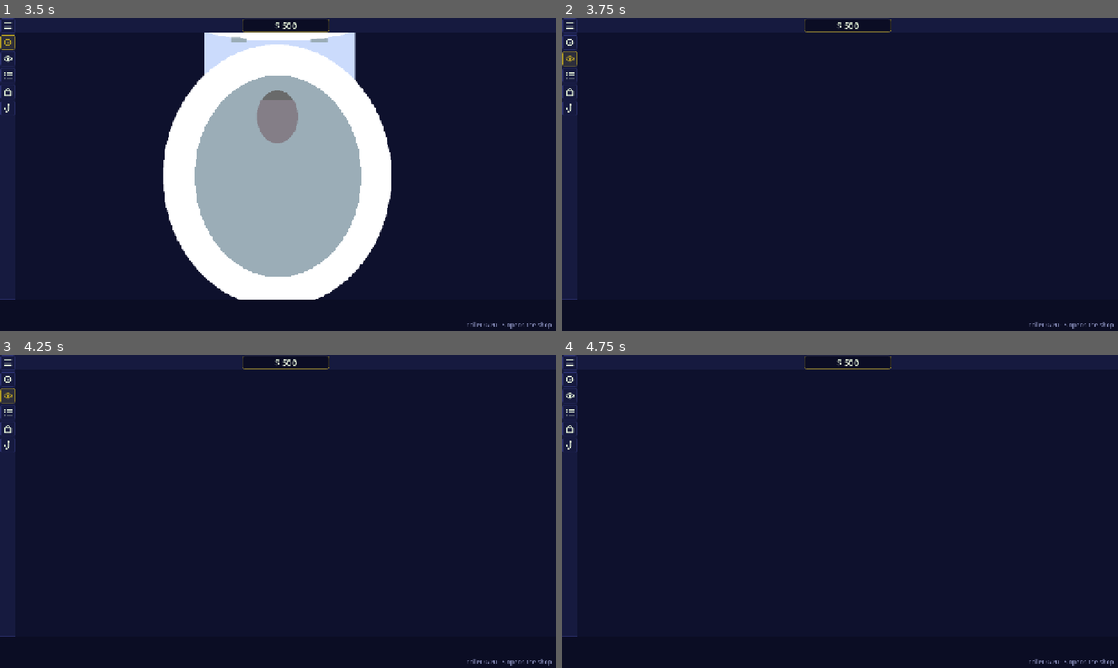
Above: before the commit, frames 1-4 (two rows, left to right).
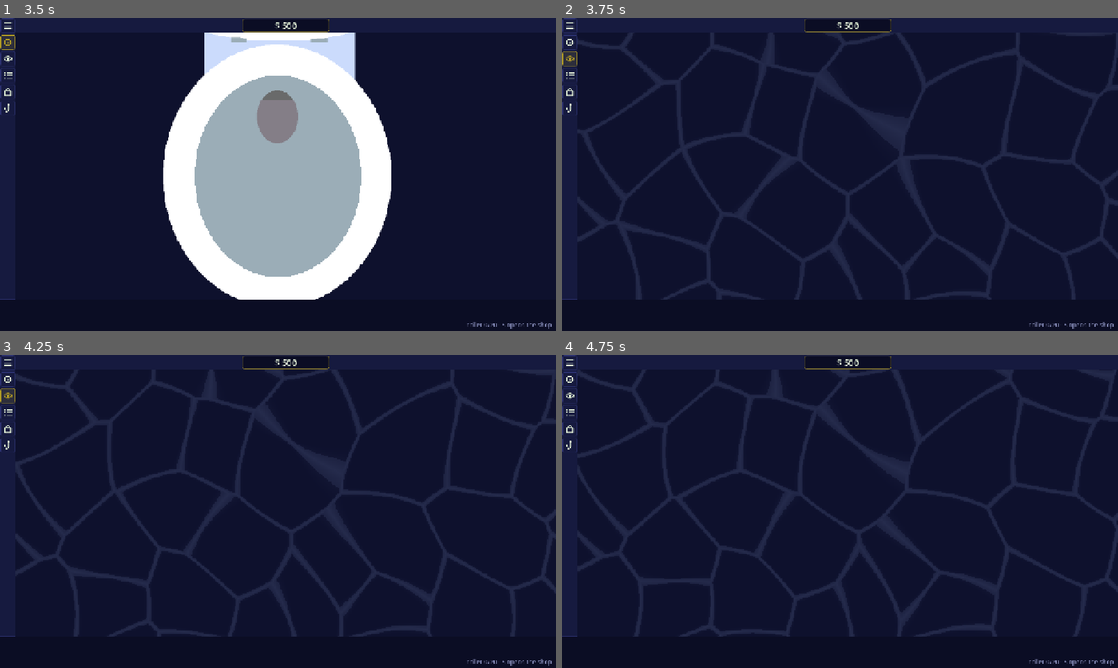
Above: after the commit, the same moments.

Repository: frnklnnlsn/koi-idle
Game: Godot game, scene res://game_parts/user_interface/scenes/main_UI.tscn
Two runs of this game, one before a commit and one after it. Both use one fixed random seed, a clock stepped at 60 frames per second and the inputs below.
Inputs (mouse positions are in pixels of both pictures, inside the frame that each line leads up to):
- Up to frame 1 (3.5 s): click (5, 108) at 0.5 s; click (5, 108) at 1.25 s; click (5, 24) at 2 s; click (5, 43) at 2.75 s
- Up to frame 2 (3.75 s): click (567, 58) at 3.5 s
- Up to frame 3 (4.25 s): no input
- Up to frame 4 (4.75 s): tap Enter at 4.25 s; move the mouse to (962, 495) at 4.27 s; hold D from 4.28 s (still down); tap Backspace at 4.35 s; click (962, 495) at 4.42 s

Frame 1 is identical in both runs. In frame 2, 6.0% of the frame differs, in the area x 2-100%, y 4-90%; in frame 3, 5.9%; in frame 4, 5.8%.

Commit message:
Water shader, stage 2: light ripples (caustics)
A drifting net of light lines like sunlight on a pool floor
(water_light.gdshaderinc: animated Voronoi cell edges with a gentle warp,
fixed in pond space). The fish shader adds it to pond and toilet fish
(light_* settings in water_wobble_material.tres); deeper fish are dimmed by
their depth tint. A new WaterLight ColorRect in PondViewport draws the same
pattern faintly on the water behind the fish (water_light_layer.gdshader,
additive; resize or hide it in the editor).

Co-Authored-By: Claude Opus 5.5 <noreply@anthropic.com>
Claude-Session: https://claude.ai/code/session_01EFMBTUzXdodmqvh2BWDEMY

Diff:
--- /dev/null
+++ b/koi-idle-godot/game_parts/FishComposition/shaders/water_light_layer.gdshader
@@ -0,0 +1,27 @@
+// water_light_layer.gdshader
+// The pond's WaterLight layer: the light-ripple pattern on the water behind
+// the fish (same pattern as on the fish, water_light.gdshaderinc). Put on a
+// ColorRect covering the water; its position in the pond sets where the light
+// falls, so the pattern lines up with the light on the fish.
+shader_type canvas_item;
+render_mode blend_add;
+
+#include "res://game_parts/FishComposition/shaders/water_light.gdshaderinc"
+
+uniform float light_strength : hint_range(0.0, 1.0, 0.01) = 0.12;
+uniform vec4 light_color : source_color = vec4(0.75, 0.85, 1.0, 1.0);
+uniform float light_scale : hint_range(10.0, 400.0, 1.0) = 90.0;
+uniform float light_speed : hint_range(0.0, 3.0, 0.05) = 0.5;
+uniform float light_width : hint_range(0.01, 0.5, 0.01) = 0.12;
+uniform float light_hardness : hint_range(0.0, 1.0, 0.05) = 0.5;
+
+varying vec2 world_pos;
+
+void vertex() {
+	world_pos = (MODEL_MATRIX * vec4(VERTEX, 0.0, 1.0)).xy;
+}
+
+void fragment() {
+	float light = water_light_shaped(world_pos, light_scale, TIME * light_speed, light_width, light_hardness);
+	COLOR = vec4(light_color.rgb * light * light_strength, 1.0);
+}
--- a/koi-idle-godot/game_parts/FishComposition/shaders/water_wobble.gdshader
+++ b/koi-idle-godot/game_parts/FishComposition/shaders/water_wobble.gdshader
@@ -4,9 +4,15 @@
 // (world space), not to the fish: fish swimming through it waver like things
 // under a moving surface, and neighbouring fish waver together.
 //
+// Also draws light ripples (caustics) on the fish, from the same pond-fixed
+// pattern as the pond's WaterLight layer, so fish swim through patches of
+// light. Deeper fish are tinted darker by the pond, which dims it too.
+//
 // Used on FishBody and Skeleton (fins) of pond and toilet fish, through
 // water_wobble_material.tres (FishDisplay assigns it). Edit the numbers there.
 shader_type canvas_item;
+
+#include "res://game_parts/FishComposition/shaders/water_light.gdshaderinc"
 
 // How far an edge moves, in pond pixels. Keep it small: 0.5 - 1.5.
 uniform float amplitude : hint_range(0.0, 4.0, 0.05) = 0.8;
@@ -17,9 +23,25 @@
 // Second, crossing ripple pattern, as a share of the first (0 = one pattern).
 uniform float cross_ripple : hint_range(0.0, 1.0, 0.05) = 0.6;
 
+group_uniforms light_ripples;
+// How bright the light on the fish is (0 = off).
+uniform float light_strength : hint_range(0.0, 2.0, 0.05) = 0.45;
+uniform vec4 light_color : source_color = vec4(1.0, 0.97, 0.85, 1.0);
+// Size of the light cells, in pond pixels.
+uniform float light_scale : hint_range(10.0, 400.0, 1.0) = 90.0;
+uniform float light_speed : hint_range(0.0, 3.0, 0.05) = 0.5;
+// Thickness of the light lines, as a share of a cell.
+uniform float light_width : hint_range(0.01, 0.5, 0.01) = 0.12;
+// 0 = soft glow, 1 = crisp pixel bands.
+uniform float light_hardness : hint_range(0.0, 1.0, 0.05) = 0.5;
+group_uniforms;
+
+varying vec2 world_pos;
+
 void vertex() {
 	// Where this vertex is in the pond (fish nodes aren't rotated or scaled).
 	vec2 world = (MODEL_MATRIX * vec4(VERTEX, 0.0, 1.0)).xy;
+	world_pos = world;
 	float k = 6.2831853 / wavelength;
 	float t = TIME * speed;
 	vec2 offset;
@@ -27,3 +49,10 @@
 	offset.y = cos(world.x * k * 0.9 + t * 1.1) + cross_ripple * cos((world.x - world.y) * k * 0.6 + t * 0.8);
 	VERTEX += offset * amplitude / (1.0 + cross_ripple);
 }
+
+void fragment() {
+	vec4 base = texture(TEXTURE, UV) * COLOR;
+	float light = water_light_shaped(world_pos, light_scale, TIME * light_speed, light_width, light_hardness);
+	base.rgb += light_color.rgb * light * light_strength * base.a;
+	COLOR = base;
+}
--- a/koi-idle-godot/game_parts/user_interface/scenes/main_UI.tscn
+++ b/koi-idle-godot/game_parts/user_interface/scenes/main_UI.tscn
@@ -23,6 +23,10 @@
 [ext_resource type="Texture2D" path="res://art/ui_icons/keep.png" id="21_ic_keep"]
 [ext_resource type="Texture2D" path="res://art/ui_icons/trash.png" id="22_ic_trash"]
 [ext_resource type="Script" path="res://game_parts/user_interface/scripts/rank_meter.gd" id="23_rank_meter"]
+[ext_resource type="Shader" path="res://game_parts/FishComposition/shaders/water_light_layer.gdshader" id="24_waterlight"]
+
+[sub_resource type="ShaderMaterial" id="ShaderMaterial_waterlight"]
+shader = ExtResource("24_waterlight")
 
 [node name="Main_UI" type="Control" unique_id=1097480472]
 layout_mode = 3
@@ -83,6 +87,15 @@
 script = ExtResource("5_e8jla")
 
 [node name="Camera2D" type="Camera2D" parent="PondViewportContainer/PondViewport" unique_id=337218323]
+
+[node name="WaterLight" type="ColorRect" parent="PondViewportContainer/PondViewport"]
+z_index = -10
+material = SubResource("ShaderMaterial_waterlight")
+offset_left = -450.0
+offset_top = -300.0
+offset_right = 450.0
+offset_bottom = 300.0
+mouse_filter = 2
 
 [node name="FishDisplay" type="Node" parent="PondViewportContainer/PondViewport" unique_id=751578376]
 script = ExtResource("7_k1q3n")
Not shown, added: koi-idle-godot/game_parts/FishComposition/shaders/water_light.gdshaderinc
Not shown, added: koi-idle-godot/game_parts/FishComposition/shaders/water_light.gdshaderinc.uid
Not shown, added: koi-idle-godot/game_parts/FishComposition/shaders/water_light_layer.gdshader.uid
